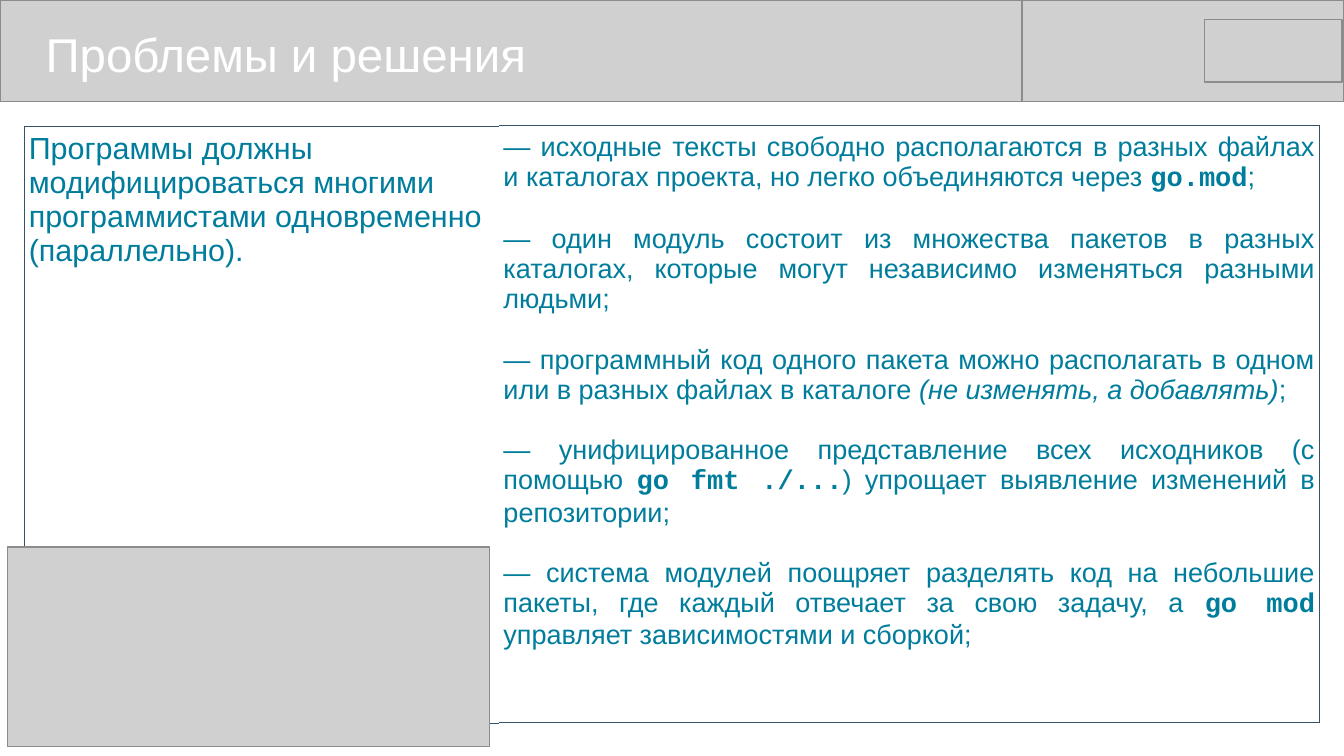
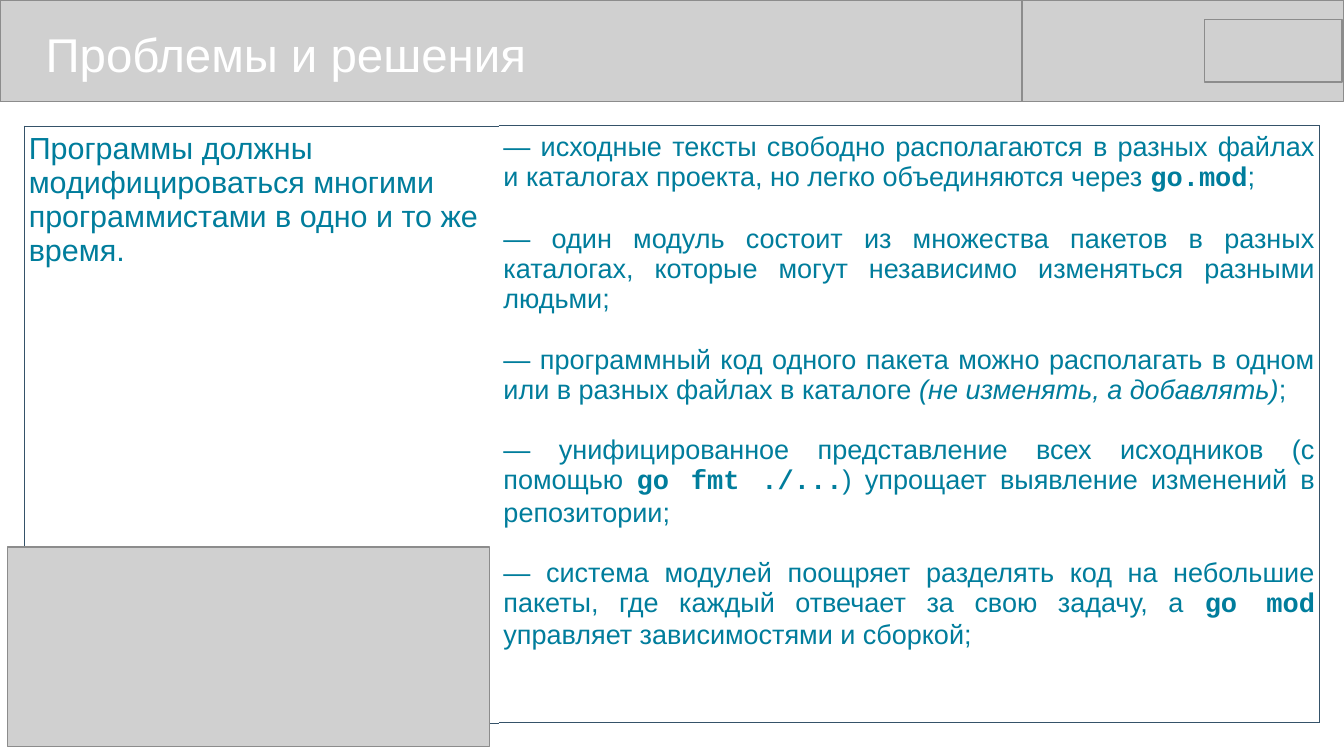
Before and after one commit to mike-shock/Go_language, a slide deck: slide 11 of view/Go_View.odp. Drawn at 1344x756 pixels with LibreOffice and Linux fonts; fonts in the diff are those of the drawing; grey boxes stand for pictures. Boxes give left, top, right and bottom in pixels: in the first picture for what was removed or moved away, otherwise in the second. Text is boxed around its words. In the diff, an @@ line names an element or a change of style, - is before the commit and + after.

```diff
--- a/view/Go_View.odp
+++ b/view/Go_View.odp
@@ table at <box>24,126,1321,684</box> @@
-row 1, column 1: Программы должны модифицироваться многими программистами одновременно (параллельно).
+row 1, column 1: Программы должны модифицироваться многими программистами в одно и то же время.
```
Also in this commit, not shown: 8 other slides changed, 1 other file.
